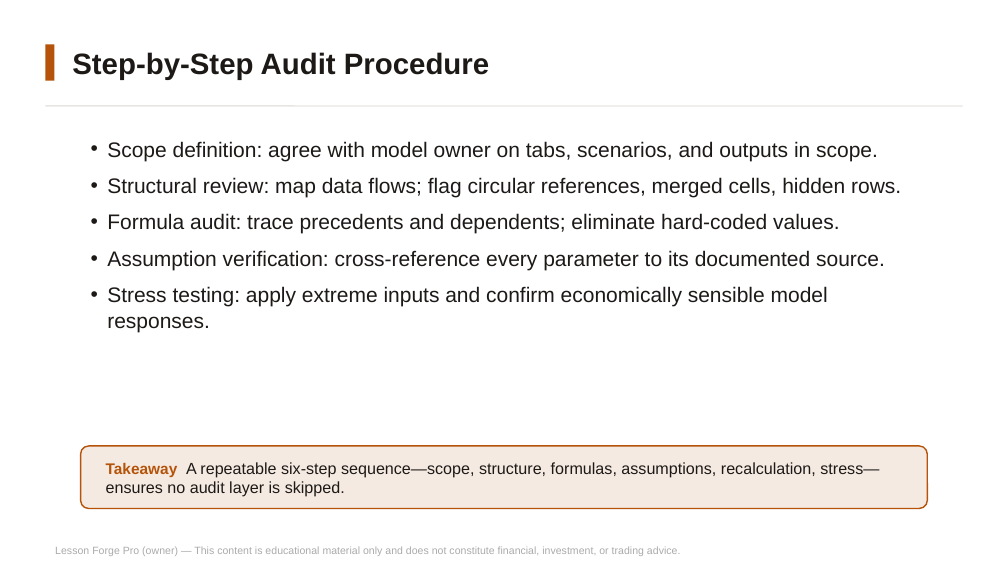
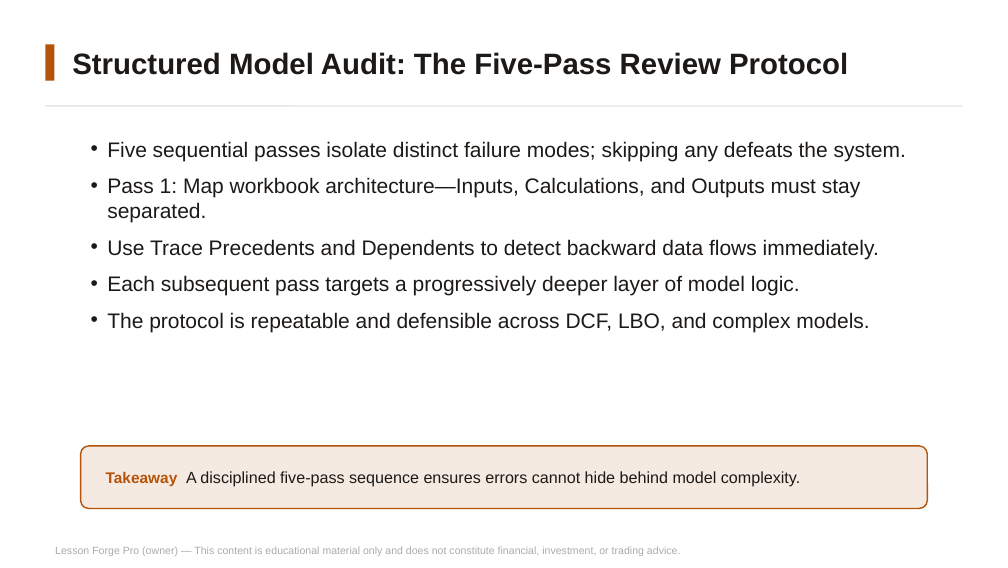
Before and after one commit to mbinmahfooz74-svg/lesson-forge-pro, a slide deck: slide 4 of docs/fmva/packs/day6-slides.pptx (slide 9 before the commit). Drawn at 1008x568 pixels with LibreOffice and Linux fonts; fonts in the diff are those of the drawing. Boxes give left, top, right and bottom in pixels: in the first picture for what was removed or moved away, otherwise in the second. Text is boxed around its words. In the diff, an @@ line names an element or a change of style, - is before the commit and + after.

```diff
--- a/docs/fmva/packs/day6-slides.pptx
+++ b/docs/fmva/packs/day6-slides.pptx
@@ text at [72,52,848,75]: text changed @@
-Step-by-Step Audit Procedure
+Structured Model Audit: The Five-Pass Review Protocol
@@ text at [107,141,906,332]: text changed @@
-• Scope definition: agree with model owner on tabs, scenarios, and outputs in scope.
-• Structural review: map data flows; flag circular references, merged cells, hidden rows.
-• Formula audit: trace precedents and dependents; eliminate hard-coded values.
-• Assumption verification: cross-reference every parameter to its documented source.
-• Stress testing: apply extreme inputs and confirm economically sensible model responses.
+• Five sequential passes isolate distinct failure modes; skipping any defeats the system.
+• Pass 1: Map workbook architecture—Inputs, Calculations, and Outputs must stay separated.
+• Use Trace Precedents and Dependents to detect backward data flows immediately.
+• Each subsequent pass targets a progressively deeper layer of model logic.
+• The protocol is repeatable and defensible across DCF, LBO, and complex models.
@@ text at [106,471,800,487]: text changed @@
-Takeaway A repeatable six-step sequence—scope, structure, formulas, assumptions, recalculation, stress—ensures no audit layer is skipped.
+Takeaway A disciplined five-pass sequence ensures errors cannot hide behind model complexity.
```
Also in this commit, not shown: 7 other slides changed, 2 slides added, 8 slides removed, 28 other files.
